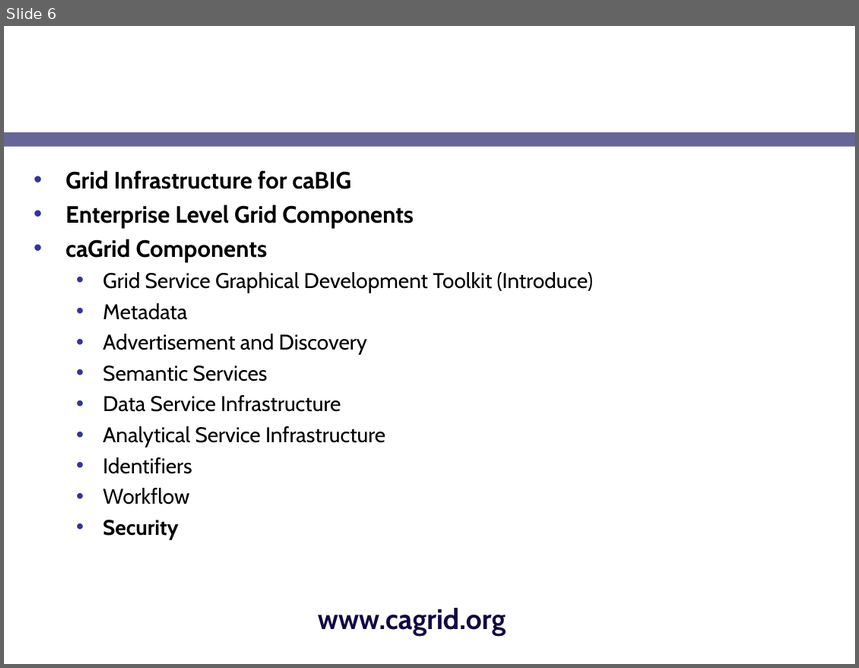
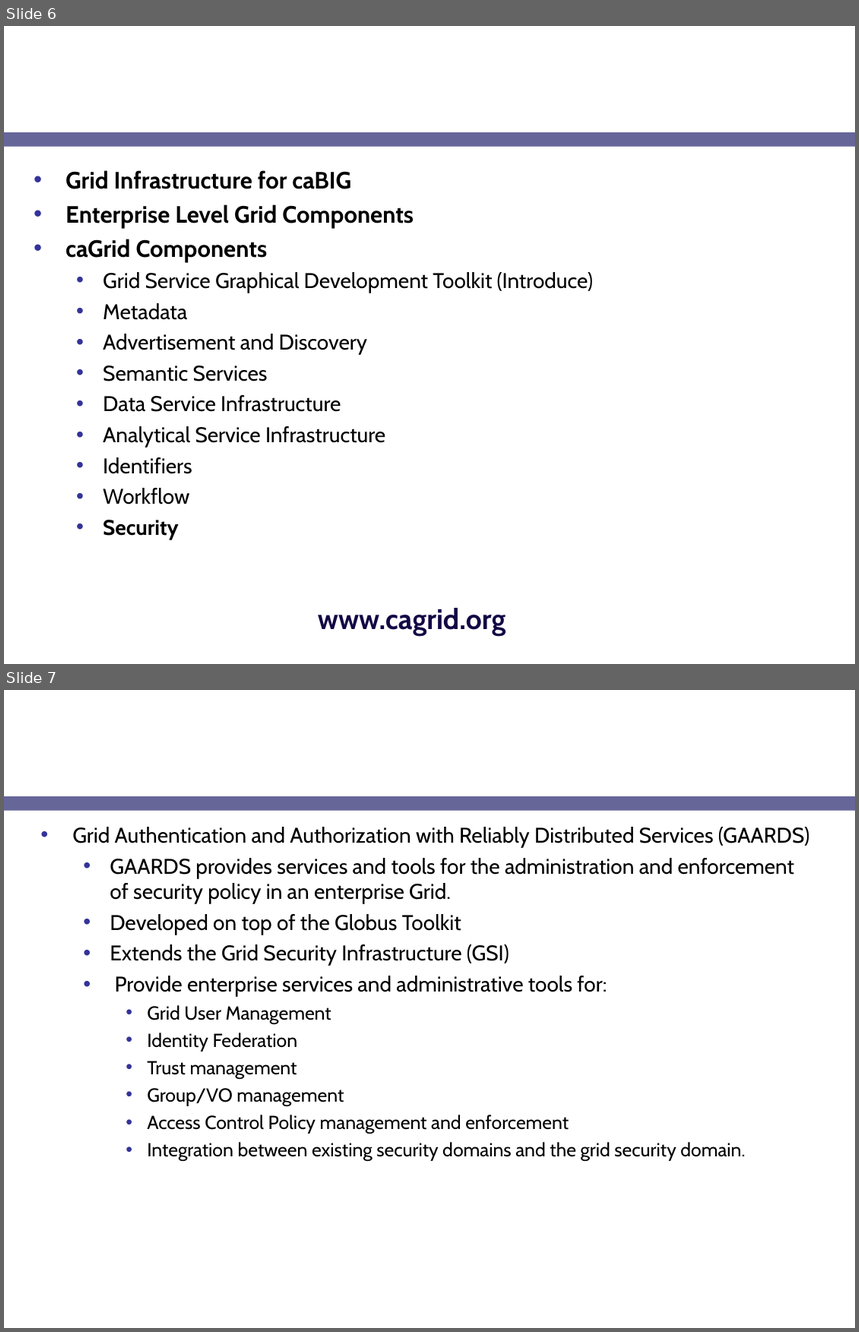
Before and after one commit to NCIP/cagrid-portal, a slide deck: cagrid-1-0/Documentation/presentations/security/gaards-ogf-19.ppt. Shown one above the other, each under a label of ours: slide 6 before the commit, slides 6 and 7 after it. The pictures are 859x668 and 859x1332 pixels, drawn with LibreOffice and Linux fonts; fonts in the diff are those of the drawing; background and template pictures are left out. Boxes give left, top, right and bottom in pixels: in the first picture for what was removed or moved away, otherwise in the second. Text is boxed around its words. In the diff, an @@ line names an element or a change of style, - is before the commit and + after.

```diff
--- a/cagrid-1-0/Documentation/presentations/security/gaards-ogf-19.ppt
+++ b/cagrid-1-0/Documentation/presentations/security/gaards-ogf-19.ppt
@@ slide 7 added at (4, 690, 855, 1328), background picture (left out); not listed: 1 template element that a slide beside it also shows @@
@@ title added at (32, 690, 671, 790), 24 pt, text #FFFFFF, bold @@
+GAARDS Overview
@@ text added at (72, 827, 810, 1161), 18 pt, text #000000 @@
+• Grid Authentication and Authorization with Reliably Distributed Services (GAARDS)
+  • GAARDS provides services and tools for the administration and enforcement of security policy in an enterprise Grid.
+  • Developed on top of the Globus Toolkit
+  • Extends the Grid Security Infrastructure (GSI)
+  • Provide enterprise services and administrative tools for:
+    • Grid User Management
+    • Identity Federation
+    • Trust management
+    • Group/VO management
+    • Access Control Policy management and enforcement
+    • Integration between existing security domains and the grid security domain.
```
Also in this commit, not shown: 9 other slides added.
